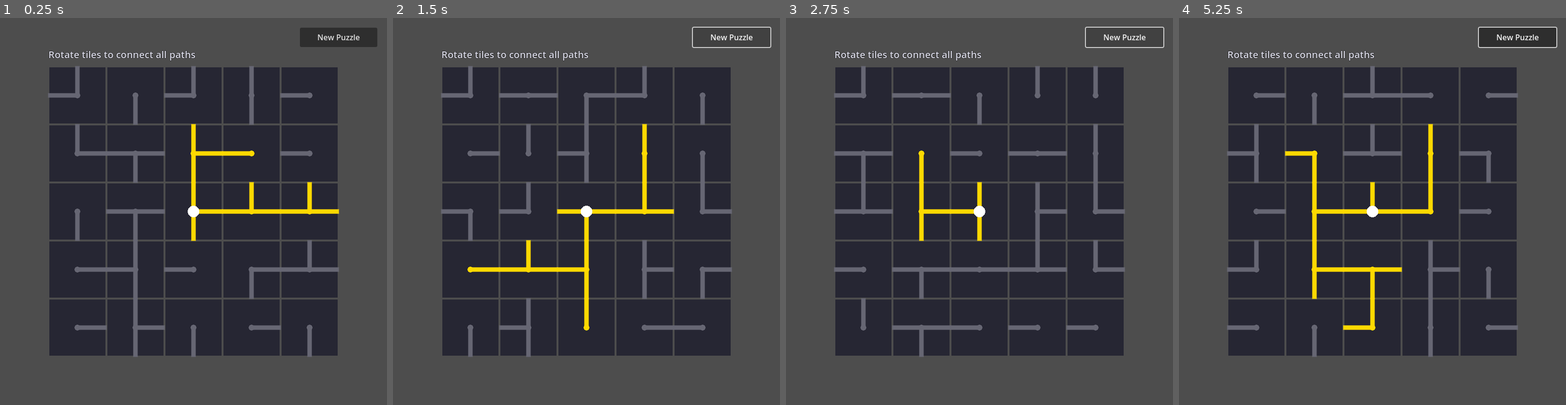
Above: before the commit, frames 1-4 (left to right).
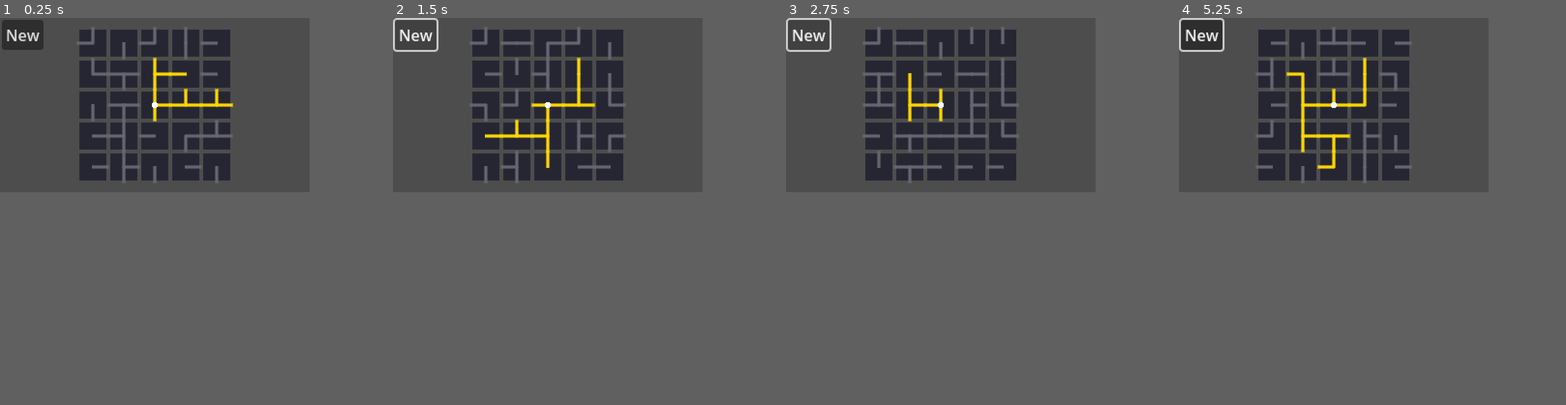
Above: after the commit, the same moments.

Repository: mojwinter/moving-day-game
Game: Godot game, scene res://scenes/net_puzzle/net_puzzle.tscn
Same seed, same stepped clock (60 frames per second), same inputs: the game is played once before the commit and once after it.
Inputs (mouse positions are in pixels of both pictures, inside the frame that each line leads up to):
- Up to frame 1 (0.25 s): no input
- Up to frame 2 (1.5 s): click "New Puzzle" (after the commit: "New") at 0.5 s; click "New Puzzle" (after the commit: "New") at 1.25 s
- Up to frame 3 (2.75 s): click "New Puzzle" (after the commit: "New") at 2 s
- Up to frame 4 (5.25 s): tap Enter at 2.75, 4.25 s; drag from (1256, 95) to (1372, 95) at 2.77 s; tap Space at 3.5, 5 s; drag from (1256, 95) to (1372, 95) at 3.52 s; move the mouse to (1256, 95) at 4.27 s; click (1256, 95) at 4.42 s; drag from (1314, 95) to (1488, 95) at 5.02 s
In our replay, the window is 800x800 before the commit and 640x360 after it. These sizes can differ from the game's own. Grey fills any space a smaller window leaves; there, only what the larger window draws over its background counts as a difference.

The runs differ from the first frame. In frame 1, 51% of the frame differs, in the area x 0-98%, y 0-88%; in frame 2, 49%; in frame 3, 49%; in frame 4, 51%.

Commit message:
refactor: Scale down tiles, add pixel font, adjust UI
Add a small pixel font (assets/fonts/m3x6.ttf + import) and switch tile/scene layout to a smaller resolution and scale. Tile size and related constants were reduced from 120 -> 32 (CELL_SIZE, CollisionShape position, RectangleShape2D size, ARM_WIDTH, knob sizes, line widths, etc.), and drawing code updated accordingly (smaller source circle, knob radius/arc/indicator, label placements). Project settings changed to use a 320x180 viewport with viewport stretch/aspect and window override to 1920x1080; default canvas texture filter disabled. UI cleaned up: StageLabel/WinLabel and their update calls removed, NewGameButton text shortened and repositioned. Overall changes prepare the puzzle for a low-res/pixel look and adjust visuals to match the new scale.

Diff:
--- a/project.godot
+++ b/project.godot
@@ -16,11 +16,15 @@
 
 [display]
 
-window/size/viewport_width=800
-window/size/viewport_height=800
-window/stretch/mode="canvas_items"
+window/size/viewport_width=320
+window/size/viewport_height=180
+window/size/window_width_override=1920
+window/size/window_height_override=1080
+window/stretch/mode="viewport"
+window/stretch/aspect="keep"
 
 [rendering]
 
+textures/canvas_textures/default_texture_filter=0
 renderer/rendering_method="gl_compatibility"
 renderer/rendering_method.mobile="gl_compatibility"
--- a/scenes/net_puzzle/net_puzzle.tscn
+++ b/scenes/net_puzzle/net_puzzle.tscn
@@ -1,19 +1,7 @@
-[gd_scene load_steps=5 format=3 uid="uid://c2netpuzzle01"]
+[gd_scene load_steps=3 format=3 uid="uid://c2netpuzzle01"]
 
 [ext_resource type="Script" path="res://scripts/net_puzzle/net_puzzle.gd" id="1_puzzle"]
 [ext_resource type="Script" path="res://scripts/net_puzzle/grid_manager.gd" id="2_grid"]
-
-[sub_resource type="LabelSettings" id="LabelSettings_1"]
-font_size = 48
-font_color = Color(0.2, 1, 0.4, 1)
-outline_size = 4
-outline_color = Color(0, 0, 0, 1)
-
-[sub_resource type="LabelSettings" id="LabelSettings_2"]
-font_size = 20
-font_color = Color(0.85, 0.85, 0.9, 1)
-outline_size = 2
-outline_color = Color(0, 0, 0, 1)
 
 [node name="NetPuzzle" type="Node2D"]
 script = ExtResource("1_puzzle")
@@ -21,32 +9,11 @@
 [node name="GridManager" type="Node" parent="."]
 script = ExtResource("2_grid")
 
-[node name="StageLabel" type="Label" parent="."]
-offset_left = 100.0
-offset_top = 60.0
-offset_right = 600.0
-offset_bottom = 90.0
-text = "Rotate tiles to connect all paths"
-label_settings = SubResource("LabelSettings_2")
-horizontal_alignment = 0
-vertical_alignment = 1
-
-[node name="WinLabel" type="Label" parent="."]
-visible = false
-offset_left = 200.0
-offset_top = 720.0
-offset_right = 600.0
-offset_bottom = 780.0
-text = "SOLVED!"
-label_settings = SubResource("LabelSettings_1")
-horizontal_alignment = 1
-vertical_alignment = 1
-
 [node name="NewGameButton" type="Button" parent="."]
-offset_left = 620.0
-offset_top = 20.0
-offset_right = 780.0
-offset_bottom = 60.0
-text = "New Puzzle"
+offset_left = 2.0
+offset_top = 2.0
+offset_right = 40.0
+offset_bottom = 10.0
+text = "New"
 
 [connection signal="pressed" from="NewGameButton" to="." method="_on_new_game_pressed"]
--- a/scenes/net_puzzle/tile.tscn
+++ b/scenes/net_puzzle/tile.tscn
@@ -3,7 +3,7 @@
 [ext_resource type="Script" path="res://scripts/net_puzzle/tile.gd" id="1_tile"]
 
 [sub_resource type="RectangleShape2D" id="RectangleShape2D_1"]
-size = Vector2(120, 120)
+size = Vector2(32, 32)
 
 [node name="NetTile" type="Node2D"]
 script = ExtResource("1_tile")
@@ -11,7 +11,7 @@
 [node name="ClickArea" type="Area2D" parent="."]
 
 [node name="CollisionShape" type="CollisionShape2D" parent="ClickArea"]
-position = Vector2(60, 60)
+position = Vector2(16, 16)
 shape = SubResource("RectangleShape2D_1")
 
 [connection signal="input_event" from="ClickArea" to="." method="_on_click_area_input_event"]
--- a/scripts/net_puzzle/net_puzzle.gd
+++ b/scripts/net_puzzle/net_puzzle.gd
@@ -2,8 +2,8 @@
 ## Scene controller for the Night 3 Net/Rotation puzzle.
 ## Manages 3 sequential stages: Rotation -> Trace (Solder) -> Calibration.
 
-const CELL_SIZE := 120
-const GRID_OFFSET := Vector2(100, 100)
+const CELL_SIZE := 32
+const GRID_OFFSET := Vector2(80, 10)
 const GRID_W := 5
 const GRID_H := 5
 
@@ -35,7 +35,6 @@
 	grid_manager.generate_puzzle()
 	_create_tile_nodes()
 	_refresh_all_tiles()
-	_update_stage_label()
 
 
 func _create_tile_nodes() -> void:
@@ -82,7 +81,6 @@
 	grid_manager.tiles[src.y * GRID_W + src.x].is_soldered = true
 	_set_all_draw_mode(1)  # TRACE
 	_refresh_all_tiles()
-	_update_stage_label()
 
 
 func _enter_calibration_stage() -> void:
@@ -92,12 +90,10 @@
 	_set_all_draw_mode(2)  # CALIBRATION
 	_update_calibration_colors()
 	_refresh_all_tiles()
-	_update_stage_label()
 
 
 func _on_all_stages_complete() -> void:
-	$WinLabel.visible = true
-	_update_stage_label()
+	pass
 
 
 # =========================================================================
@@ -203,7 +199,6 @@
 		grid_manager.tiles[pos.y * GRID_W + pos.x].pot_value = new_val
 		_update_calibration_colors()
 		_refresh_all_tiles()
-		_update_stage_label()
 		_check_calibration_win()
 
 
@@ -292,25 +287,7 @@
 			tile_nodes[idx].refresh(grid_manager.tiles[idx])
 
 
-func _update_stage_label() -> void:
-	if not has_node("StageLabel"):
-		return
-	match current_stage:
-		Stage.ROTATION:
-			$StageLabel.text = "Rotate tiles to connect all paths"
-		Stage.TRACE:
-			$StageLabel.text = "Drag along the traces to lay solder"
-		Stage.CALIBRATION:
-			var locked := 0
-			for i in range(pot_positions.size()):
-				if _pot_error(i) <= POT_WIN_TOLERANCE:
-					locked += 1
-			$StageLabel.text = "Tune each dial until it glows green  (%d / %d locked)" % [
-				locked, pot_positions.size()]
-
-
 func _on_new_game_pressed() -> void:
-	$WinLabel.visible = false
 	current_stage = Stage.ROTATION
 	is_dragging = false
 	active_pot_index = -1
@@ -325,4 +302,3 @@
 	_set_all_draw_mode(0)  # ROTATION
 	_create_tile_nodes()
 	_refresh_all_tiles()
-	_update_stage_label()
--- a/scripts/net_puzzle/tile.gd
+++ b/scripts/net_puzzle/tile.gd
@@ -7,8 +7,8 @@
 
 signal tile_clicked(grid_x: int, grid_y: int)
 
-const CELL_SIZE := 120.0
-const ARM_WIDTH := 8.0
+const CELL_SIZE := 32.0
+const ARM_WIDTH := 2.0
 const CENTER := Vector2(CELL_SIZE / 2.0, CELL_SIZE / 2.0)
 
 const BG_COLOR := Color(0.15, 0.15, 0.2)
@@ -17,6 +17,8 @@
 const SOURCE_COLOR := Color(1.0, 1.0, 1.0)     # white source indicator
 const SOLDER_COLOR := Color(0.8, 0.8, 0.8)     # bright silver for soldered traces
 const UNSOLDER_COLOR := Color(0.25, 0.25, 0.3) # dim for unsoldered traces
+
+const PIXEL_FONT := preload("res://assets/fonts/m3x6.ttf")
 
 ## Draw mode enum matching net_puzzle.gd Stage enum values.
 enum DrawMode { ROTATION, TRACE, CALIBRATION }
@@ -60,7 +62,7 @@
 	_draw_arms(color)
 	draw_circle(CENTER, ARM_WIDTH * 0.75, color)
 	if tile_data.is_source:
-		draw_circle(CENTER, 12.0, SOURCE_COLOR)
+		draw_circle(CENTER, 3.0, SOURCE_COLOR)
 
 
 func _draw_trace() -> void:
@@ -68,14 +70,14 @@
 	_draw_arms(color)
 	draw_circle(CENTER, ARM_WIDTH * 0.75, color)
 	if tile_data.is_source:
-		draw_circle(CENTER, 12.0, SOURCE_COLOR)
+		draw_circle(CENTER, 3.0, SOURCE_COLOR)
 
 
 func _draw_calibration() -> void:
 	_draw_arms(calibration_color)
 	draw_circle(CENTER, ARM_WIDTH * 0.75, calibration_color)
 	if tile_data.is_source:
-		draw_circle(CENTER, 12.0, SOURCE_COLOR)
+		draw_circle(CENTER, 3.0, SOURCE_COLOR)
 
 	# Draw potentiometer knob if this tile has one
 	if tile_data.has_pot:
@@ -83,14 +85,14 @@
 
 
 func _draw_pot_knob() -> void:
-	var knob_radius := 28.0
+	var knob_radius := 7.0
 	var knob_bg := Color(0.3, 0.3, 0.35)
 	var knob_ring := Color(0.6, 0.6, 0.65)
 
 	# Knob background circle
 	draw_circle(CENTER, knob_radius, knob_bg)
 	# Outer ring
-	draw_arc(CENTER, knob_radius, 0, TAU, 32, knob_ring, 2.0)
+	draw_arc(CENTER, knob_radius, 0, TAU, 32, knob_ring, 1.0)
 
 	# Indicator line: pot_value 0-100 maps to angle range (roughly 225 deg sweep)
 	# 0 = 7 o'clock (225 deg), 100 = 5 o'clock (-45 deg / 315 deg)
@@ -99,21 +101,20 @@
 	var t: float = float(tile_data.pot_value) / 100.0
 	var angle := min_angle + t * (max_angle - min_angle)
 	var indicator_end := CENTER + Vector2(cos(angle), -sin(angle)) * (knob_radius - 4.0)
-	draw_line(CENTER, indicator_end, Color.WHITE, 3.0, true)
+	draw_line(CENTER, indicator_end, Color.WHITE, 1.0, true)
 
 	# Dial label (V / R / F) above the knob
-	var font := ThemeDB.fallback_font
 	if tile_data.pot_label != "":
 		var label_size := 16
-		var label_w := font.get_string_size(tile_data.pot_label, HORIZONTAL_ALIGNMENT_CENTER, -1, label_size)
-		draw_string(font, CENTER + Vector2(-label_w.x / 2.0, -knob_radius - 6.0),
+		var label_w := PIXEL_FONT.get_string_size(tile_data.pot_label, HORIZONTAL_ALIGNMENT_CENTER, -1, label_size)
+		draw_string(PIXEL_FONT, CENTER + Vector2(-label_w.x / 2.0, -knob_radius - 1.0),
 			tile_data.pot_label, HORIZONTAL_ALIGNMENT_CENTER, -1, label_size, Color.WHITE)
 
 	# Value label below the knob
 	var val_str := str(tile_data.pot_value)
-	var font_size := 14
-	var text_size := font.get_string_size(val_str, HORIZONTAL_ALIGNMENT_CENTER, -1, font_size)
-	draw_string(font, CENTER + Vector2(-text_size.x / 2.0, knob_radius + 16.0), val_str, HORIZONTAL_ALIGNMENT_CENTER, -1, font_size, Color.WHITE)
+	var font_size := 16
+	var text_size := PIXEL_FONT.get_string_size(val_str, HORIZONTAL_ALIGNMENT_CENTER, -1, font_size)
+	draw_string(PIXEL_FONT, CENTER + Vector2(-text_size.x / 2.0, knob_radius + 4.0), val_str, HORIZONTAL_ALIGNMENT_CENTER, -1, font_size, Color.WHITE)
 
 
 func _draw_arms(color: Color) -> void:
Binary file added: assets/fonts/m3x6.ttf
Not shown, added: assets/fonts/m3x6.ttf.import
